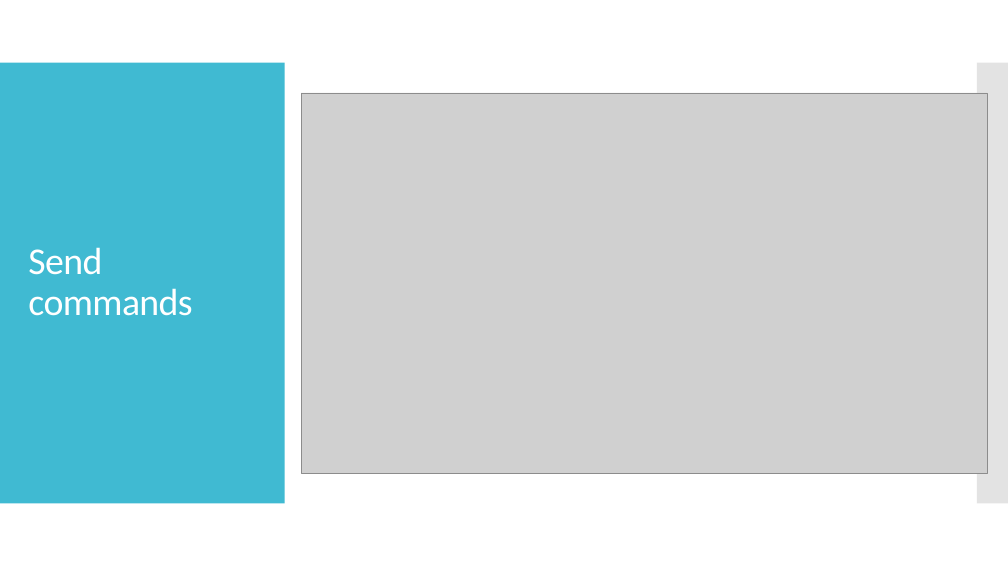
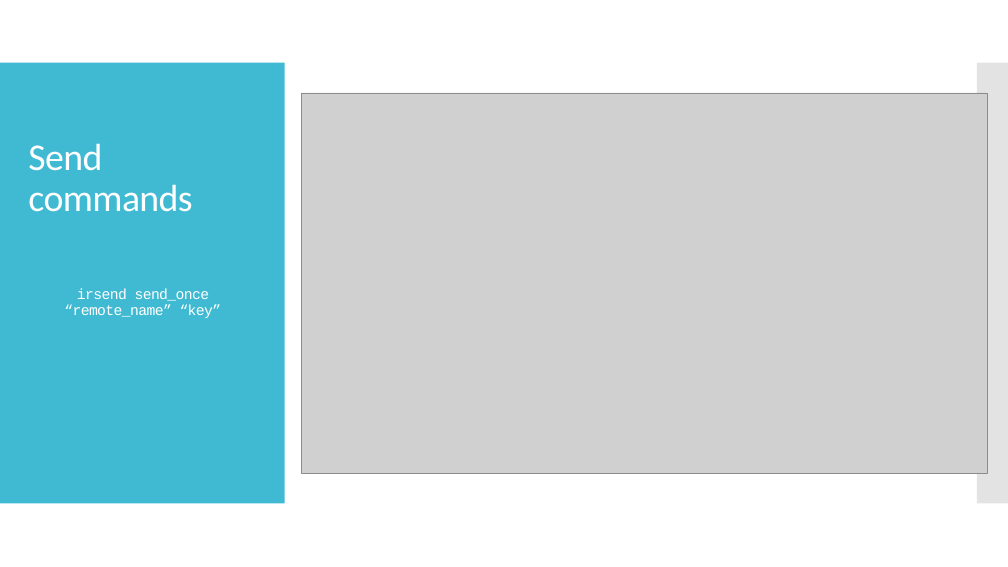
Before and after one commit to johnnyRose/RaspberryRemote, a slide deck: slide 11 of RaspberryRemote.pptx (slide 10 before the commit). Drawn at 1008x567 pixels with LibreOffice and Linux fonts; fonts in the diff are those of the drawing; grey boxes stand for pictures. Boxes give left, top, right and bottom in pixels: in the first picture for what was removed or moved away, otherwise in the second. Text is boxed around its words. In the diff, an @@ line names an element or a change of style, - is before the commit and + after.

```diff
--- a/RaspberryRemote.pptx
+++ b/RaspberryRemote.pptx
@@ title "Send commands": place and size @@
-title "Send commands" at (28, 247, 192, 316)
+title "Send commands" at (28, 143, 192, 212)
@@ text added at (64, 288, 222, 318), 14 pt, text #FFFFFF @@
+irsend send_once “remote_name” “key”
```
Also in this commit, not shown: 3 other slides changed, 1 slide added.
